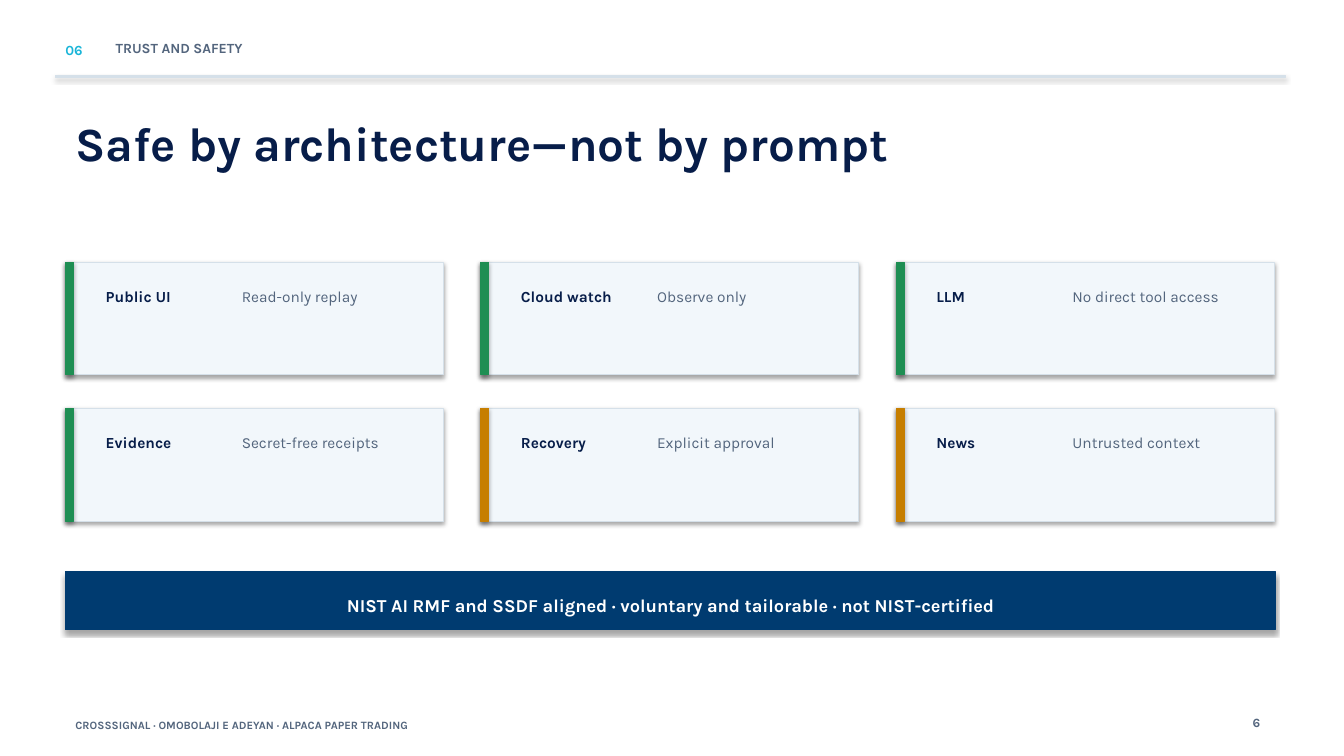
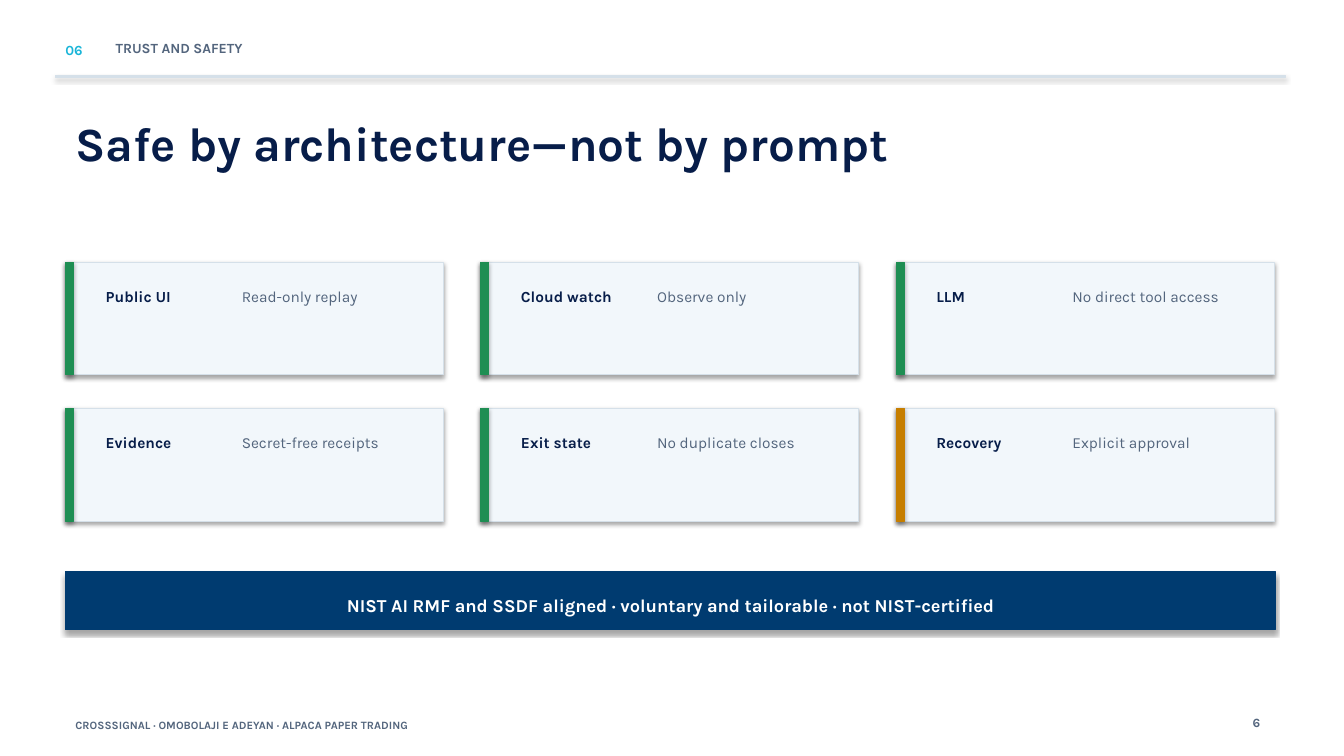
Before and after one commit to omobolajiadeyan/alpaca-cross-market-agent, a slide deck: slide 6 of submission/CrossSignal-Hackathon-Pitch-Final.pptx. Drawn at 1344x756 pixels with LibreOffice and Linux fonts; fonts in the diff are those of the drawing. Boxes give left, top, right and bottom in pixels: in the first picture for what was removed or moved away, otherwise in the second. Text is boxed around its words. In the diff, an @@ line names an element or a change of style, - is before the commit and + after.

```diff
--- a/submission/CrossSignal-Hackathon-Pitch-Final.pptx
+++ b/submission/CrossSignal-Hackathon-Pitch-Final.pptx
@@ rectangle at bbox=[481, 408, 489, 521]: fill #C67E00 to #1E8E53; outline #C67E00 0.75 pt to #1E8E53 0.75 pt @@
@@ text at bbox=[521, 437, 592, 448]: text changed @@
-Recovery
+Exit state
@@ text at bbox=[657, 437, 795, 452]: text changed @@
-Explicit approval
+No duplicate closes
@@ text at bbox=[936, 438, 1001, 452]: text changed @@
-News
+Recovery
@@ text at bbox=[1072, 437, 1190, 452]: text changed @@
-Untrusted context
+Explicit approval
```
Also in this commit, not shown: 4 other slides changed, 36 other files.
